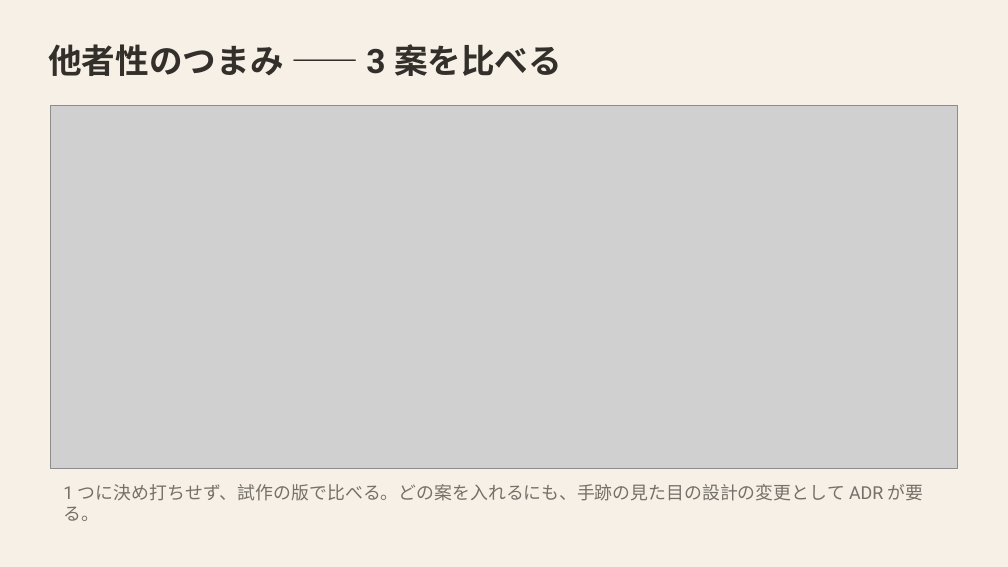
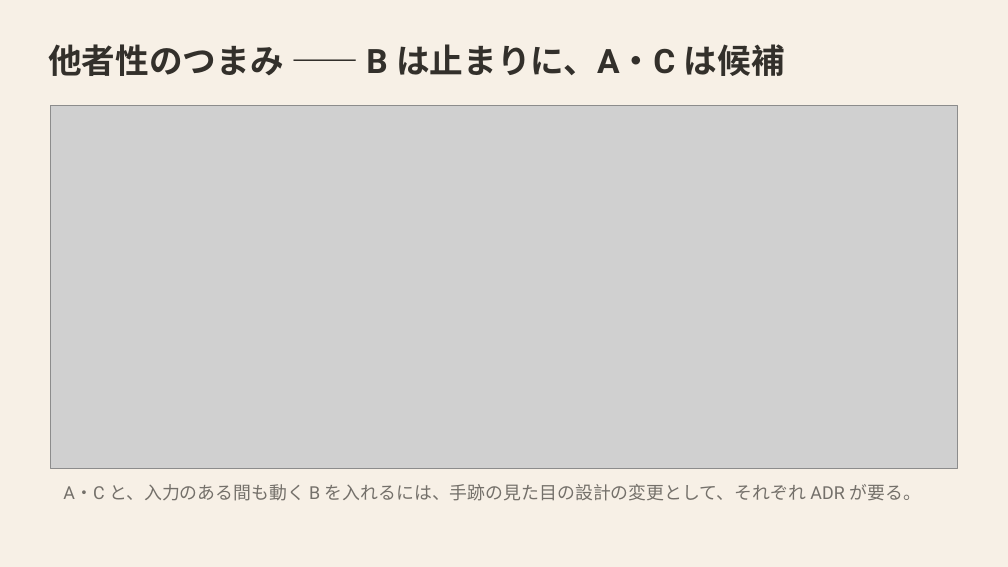
Before and after one commit to mikotomiura/GSE-prototype, a slide deck: slide 28 of docs/slides/project-overview/GSE_handmark_design.pptx (slide 25 before the commit). Drawn at 1008x567 pixels with LibreOffice and Linux fonts; fonts in the diff are those of the drawing; grey boxes stand for pictures. Boxes give left, top, right and bottom in pixels: in the first picture for what was removed or moved away, otherwise in the second. Text is boxed around its words. In the diff, an @@ line names an element or a change of style, - is before the commit and + after.

```diff
--- a/docs/slides/project-overview/GSE_handmark_design.pptx
+++ b/docs/slides/project-overview/GSE_handmark_design.pptx
@@ text at (48,44,785,76): text changed @@
-他者性のつまみ —— 3 案を比べる
+他者性のつまみ —— B は止まりに、A・C は候補
@@ text at (63,484,921,501): text changed @@
-1 つに決め打ちせず、試作の版で比べる。どの案を入れるにも、手跡の見た目の設計の変更として ADR が要る。
+A・C と、入力のある間も動く B を入れるには、手跡の見た目の設計の変更として、それぞれ ADR が要る。
```
Also in this commit, not shown: 14 other slides changed, 3 slides added, 12 other files.
